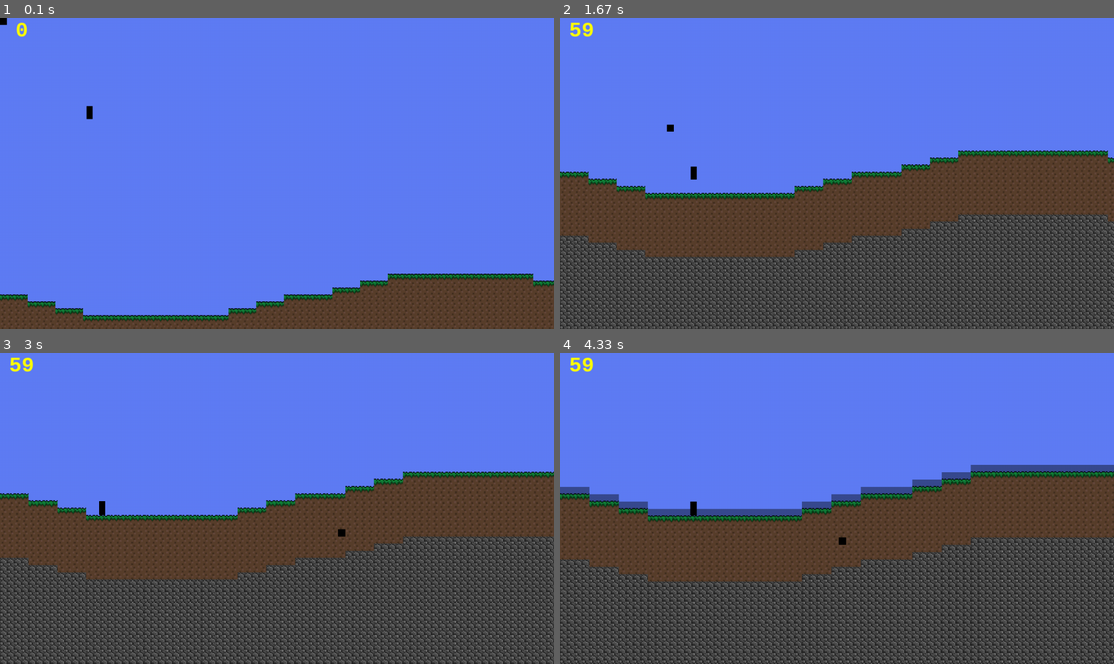
Above: before the commit, frames 1-4 (two rows, left to right).
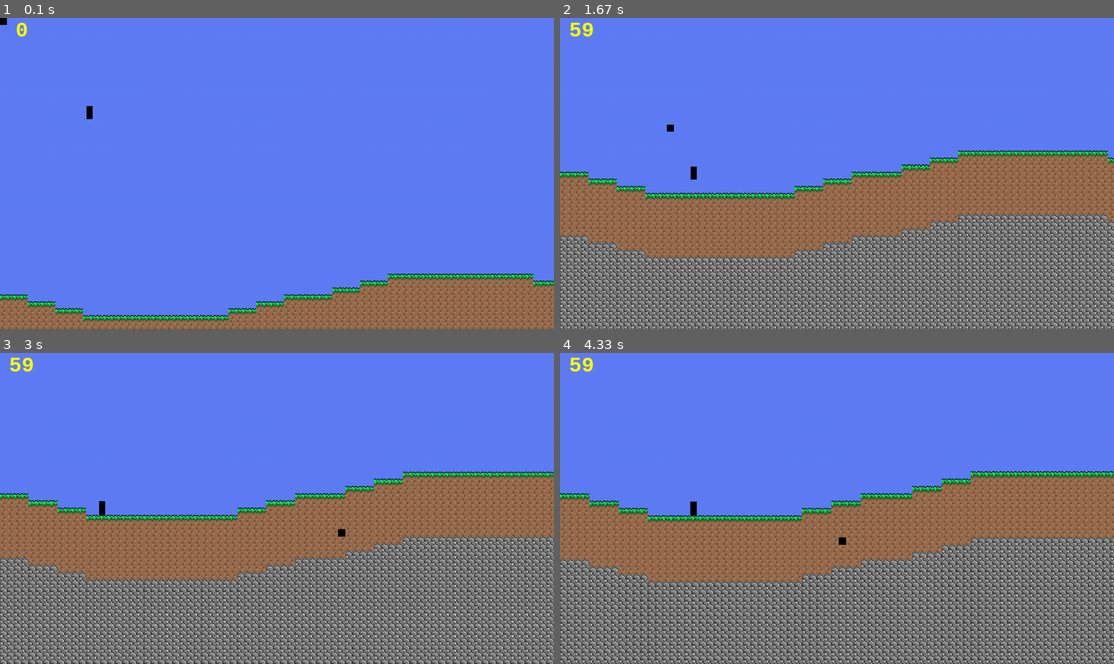
Above: after the commit, the same moments.

Repository: Nicholas-Merillat/tilemap-pygame
Game: pygame game, started from main.py
The game is run twice, just before and just after one commit, with the same random seed, the same clock (stepped at 60 frames per second) and the same inputs.
Inputs (mouse positions are in pixels of both pictures, inside the frame that each line leads up to):
- Up to frame 1 (0.1 s): no input
- Up to frame 2 (1.67 s): tap = at 0.33, 1.65 s; hold D 0.67-1.13 s; move the mouse to (1014, 164) at 0.7 s; hold W 1.17-1.47 s; move the mouse to (704, 176) at 1.2 s; hold D from 1.5 s (still down); move the mouse to (665, 126) at 1.53 s
- Up to frame 3 (3 s): release D at 1.97 s; hold A 2-2.53 s; move the mouse to (360, 399) at 2.03 s; hold A 2.57-2.97 s; move the mouse to (343, 536) at 2.6 s
- Up to frame 4 (4.33 s): hold W 3-3.37 s; move the mouse to (848, 402) at 3.03 s; tap = at 3.15 s; hold D 3.4-4.03 s; move the mouse to (637, 499) at 3.43 s; hold A from 4.07 s (still down); move the mouse to (842, 539) at 4.1 s

The runs differ from the first frame. In frame 1, 11% of the frame differs, in the area x 0-100%, y 82-100%; in frame 2, 50%; in frame 3, 54%; in frame 4, 56%, in the area x 0-100%, y 35-100%.

Commit message:
rollback on lighting

Diff:
--- a/camera.py
+++ b/camera.py
@@ -16,7 +16,7 @@
         self.limit_right = TILEMAP_SIZE[0] * TILE_SIZE
         self.limit_bottom = TILEMAP_SIZE[1] * TILE_SIZE
 
-    def update(self, delta, entity, keys):
+    def update(self, delta, keys, entity):
         if keys[pygame.K_EQUALS]:
             self.zoom += 4 * delta
         if keys[pygame.K_MINUS]:
@@ -28,8 +28,8 @@
         self.zoom_scale_factor = VIEWPORT_RESOLUTION[0] / (VIEWPORT_RESOLUTION[0] - self.zoom)
 
         if self.smooth_position:
-            self.x = pygame.math.lerp(self.x, (entity.x + entity.width / 2) - VIEWPORT_RESOLUTION[0] / 2, self.smoothing_speed * delta)
-            self.y = pygame.math.lerp(self.y, (entity.y + entity.height / 2) - VIEWPORT_RESOLUTION[1] / 2, self.smoothing_speed * delta)
+            self.x = pygame.math.lerp(self.x, ((entity.x + entity.width / 2) - VIEWPORT_RESOLUTION[0] / 2) + self.zoom / 2, self.smoothing_speed * delta)
+            self.y = pygame.math.lerp(self.y, ((entity.y + entity.height / 2) - VIEWPORT_RESOLUTION[1] / 2 + (self.zoom / 2) / ASPECT_SCALE_FACTOR), self.smoothing_speed * delta)
         else:
             self.x = ((entity.x + entity.width / 2) - VIEWPORT_RESOLUTION[0] / 2) + self.zoom / 2
             self.y = ((entity.y + entity.height / 2) - VIEWPORT_RESOLUTION[1] / 2) + (self.zoom / 2) / ASPECT_SCALE_FACTOR
--- a/main.py
+++ b/main.py
@@ -17,10 +17,11 @@
         self.clock = pygame.time.Clock()
         self.font_big = pygame.font.SysFont('Monospace', int(24 * self.screen_scale_factor.x), True)
 
-        self.tilemap = TileMap()
+        self.camera = Camera(0, 0, False)
+
+        self.tilemap = TileMap(self.camera)
         self.tilemap.generate_world()
 
-        self.camera = Camera(0, 0, False)
         self.player = Player(100, 100, 7, 15, self.tilemap)
 
         self.delta = (self.clock.tick(MAX_FPS) / 1000) * PHYSICS_FPS
@@ -41,10 +42,6 @@
 
         pygame.draw.rect(self.viewport, (0,0,0), self.tilemap.cursor)
         pygame.draw.rect(self.viewport, (0,0,0), self.player.rect)
-
-        lightmap = self.tilemap.calculate_lighting()
-        lightmap = pygame.transform.scale(lightmap, (lightmap.size[0] * TILE_SIZE, lightmap.size[1] * TILE_SIZE))
-        self.viewport.blit(lightmap, (0 - (self.camera.x % TILE_SIZE), 0 - (self.camera.y % TILE_SIZE)), special_flags=pygame.BLEND_MULT)
 
         # Scale viewport up and blit onto screen for pixel art effect + good performance
         pygame.transform.scale(self.viewport, self.screen.get_size(), self.screen)
@@ -80,8 +77,8 @@
 
             self.keys = pygame.key.get_pressed()
             self.player.update(self.delta, self.keys)
-            self.camera.update(self.delta, self.player, self.keys)
-            self.tilemap.update(self.camera)
+            self.camera.update(self.delta, self.keys, self.player)
+            self.tilemap.update()
 
             self.render()
             pygame.display.flip()
--- a/tilemap.py
+++ b/tilemap.py
@@ -1,9 +1,9 @@
 from settings import *
 
 class TileMap():
-    def __init__(self):
+    def __init__(self, camera):
         self.cursor = pygame.Rect(0, 0, TILE_SIZE, TILE_SIZE)
-        self.camera = pygame.math.Vector2(0, 0)
+        self.camera = camera
 
         self.grid = numpy.full((TILEMAP_SIZE[0], TILEMAP_SIZE[1]), 0)
 
@@ -49,23 +49,10 @@
             self.grid[x][range(y + 1, y + 9)] = 2
             self.grid[x][range(y + 9, TILEMAP_SIZE[1])] = 3
 
-    def update(self, camera):
-        self.camera = camera
-
+    def update(self):
         # Range used to see which tiles to render on screen based on what the camera can see
         self.camera_to_tile = self.screen_to_tile(self.camera.x % TILE_SIZE, self.camera.y % TILE_SIZE)
         self.visible_tiles_x = math.ceil((VIEWPORT_RESOLUTION[0] - self.camera.zoom) / TILE_SIZE)
         self.visible_tiles_y = math.ceil((VIEWPORT_RESOLUTION[1] - (self.camera.zoom / ASPECT_SCALE_FACTOR)) / TILE_SIZE)
         self.visible_x = range(max(0, int(self.camera_to_tile.x) - 1), min(int(self.camera_to_tile.x + self.visible_tiles_x) + 1, TILEMAP_SIZE[0]))
         self.visible_y = range(max(0, int(self.camera_to_tile.y) - 1), min(int(self.camera_to_tile.y + self.visible_tiles_y) + 1, TILEMAP_SIZE[1]))
-
-    def calculate_lighting(self) -> pygame.Surface:
-        lightmap = numpy.full((len(self.visible_x), len(self.visible_y), 3), numpy.uint8(150))
-
-        for x in self.visible_x:
-            for y in self.visible_y:
-                if self.grid[x][y] == 0:
-                    lightmap[int(x - self.camera_to_tile.x)][int(y - self.camera_to_tile.y)] = (255,255,255)
-
-        lightmap_surface = pygame.surfarray.make_surface(lightmap)
-        return lightmap_surface
